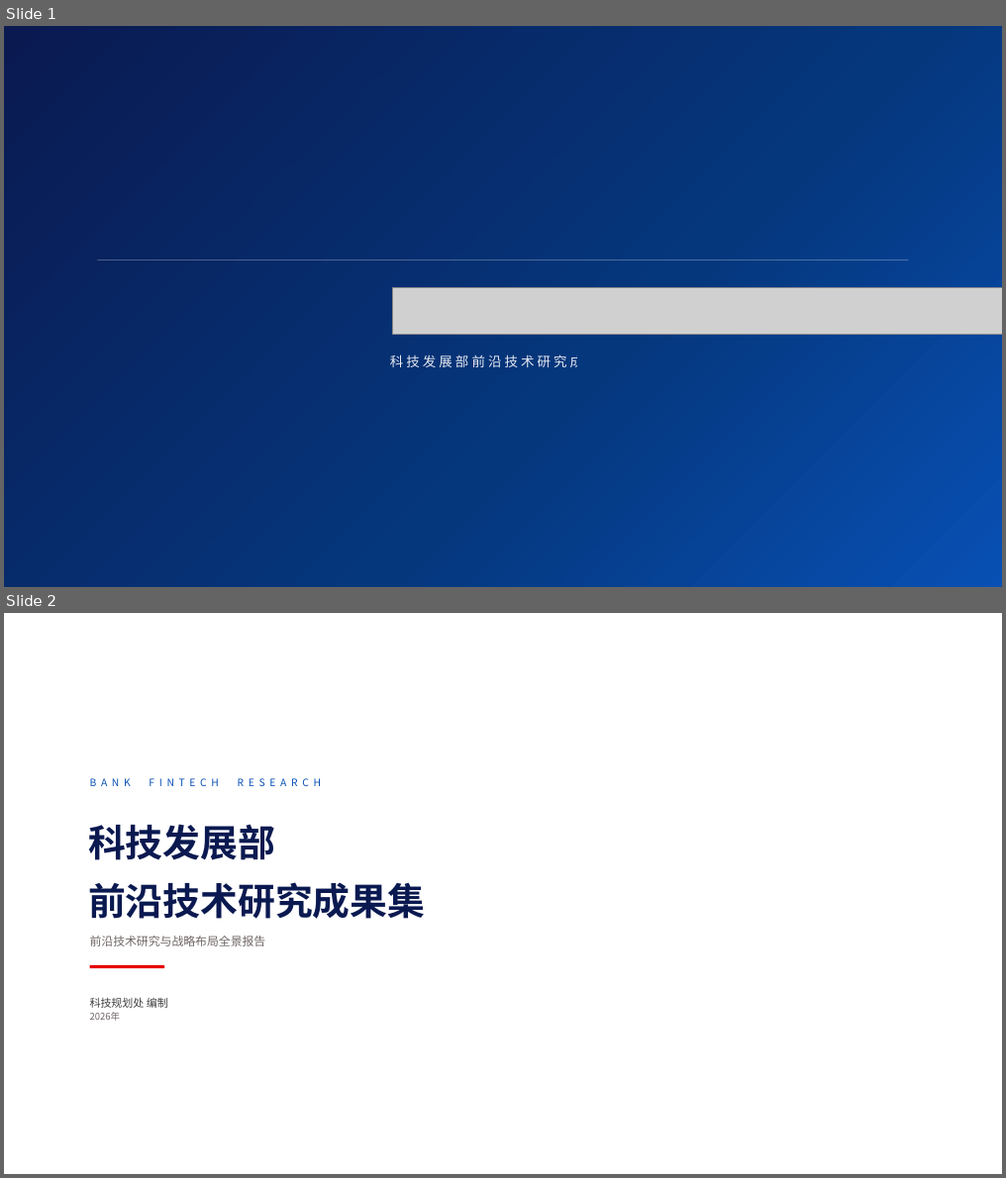
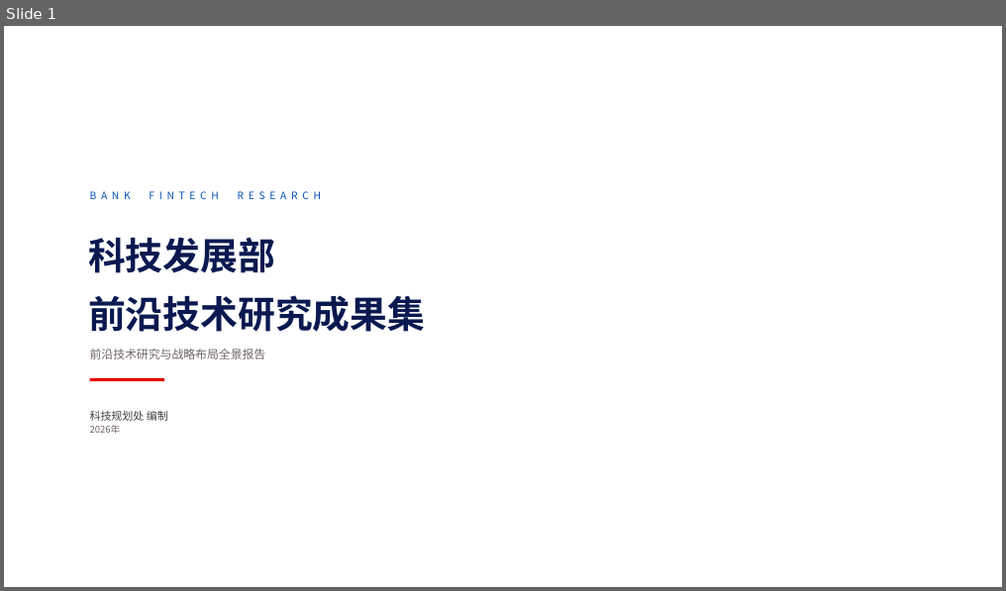
Before and after one commit to godenxu/Techbook, a slide deck: 科技发展部前沿技术研究成果集.pptx. Shown one above the other, each under a label of ours: slides 1 and 2 before the commit, slide 1 after it. The pictures are 1006x1178 and 1006x591 pixels, drawn with LibreOffice and Linux fonts; fonts in the diff are those of the drawing; grey boxes stand for pictures; background and template pictures are left out. Boxes give left, top, right and bottom in pixels: in the first picture for what was removed or moved away, otherwise in the second. Text is boxed around its words. In the diff, an @@ line names an element or a change of style, - is before the commit and + after.

```diff
--- a/科技发展部前沿技术研究成果集.pptx
+++ b/科技发展部前沿技术研究成果集.pptx
@@ slide 1 removed at <box>4,26,1002,587</box>, background #FFFFFF @@
@@ rectangle removed at <box>4,26,1002,587</box> @@
@@ rectangle removed at <box>4,26,1002,587</box> @@
@@ rectangle removed at <box>98,260,908,261</box> @@
@@ picture removed at <box>392,288,1002,334</box> @@
@@ text removed at <box>390,355,616,368</box> @@
-科技发展部前沿技术研究成果集
@@ what was slide 2 is now slide 1 @@
```
Also in this commit, not shown: 57 slides changed, 4 other slides removed, 2 other files.
